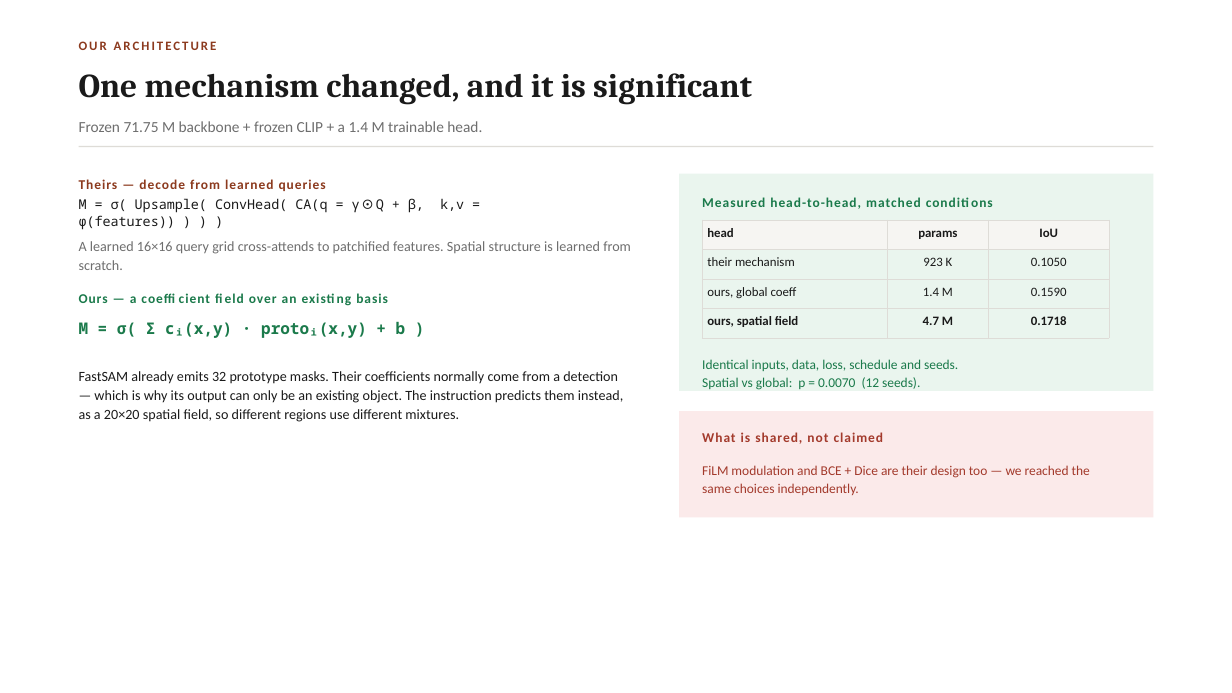
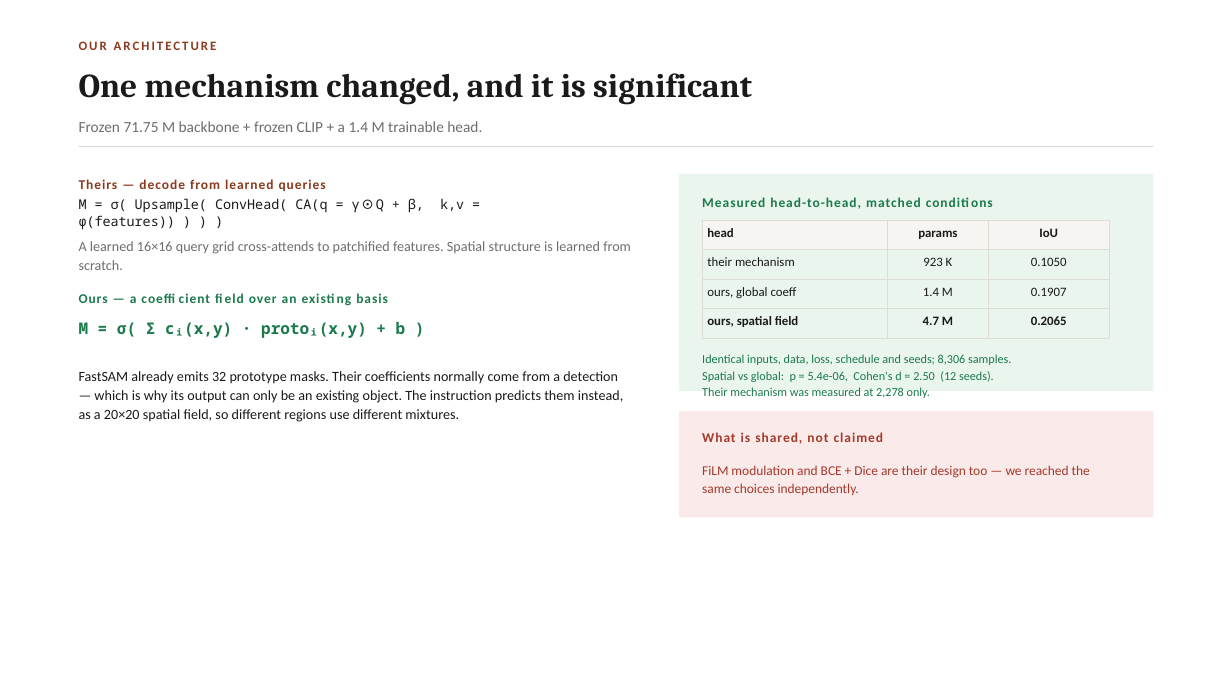
Before and after one commit to Amritha902/edit-region-prediction, a slide deck: slide 5 of deck/ISE_Review1_Final.pptx. Drawn at 1232x693 pixels with LibreOffice and Linux fonts; fonts in the diff are those of the drawing. Boxes give left, top, right and bottom in pixels: in the first picture for what was removed or moved away, otherwise in the second. Text is boxed around its words. In the diff, an @@ line names an element or a change of style, - is before the commit and + after.

```diff
--- a/deck/ISE_Review1_Final.pptx
+++ b/deck/ISE_Review1_Final.pptx
@@ table at [702, 220, 1109, 331] @@
-row 3, column 3: 0.1590
+row 3, column 3: 0.1907
-row 4, column 3: 0.1718
+row 4, column 3: 0.2065
@@ text at [702, 354, 1011, 398]: text changed; size 10.5 to 9.5 pt @@
-Identical inputs, data, loss, schedule and seeds.
-Spatial vs global: p = 0.0070 (12 seeds).
+Identical inputs, data, loss, schedule and seeds; 8,306 samples.
+Spatial vs global: p = 5.4e-06, Cohen's d = 2.50 (12 seeds).
+Their mechanism was measured at 2,278 only.
```
Also in this commit, not shown: 3 other slides changed, 4 slides added, 2 slides removed, 14 other files.
